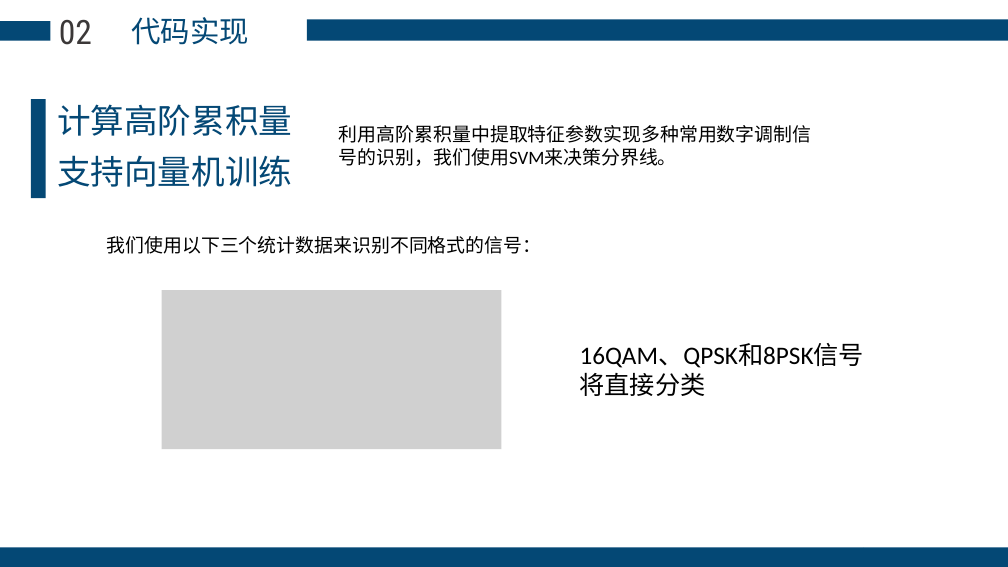
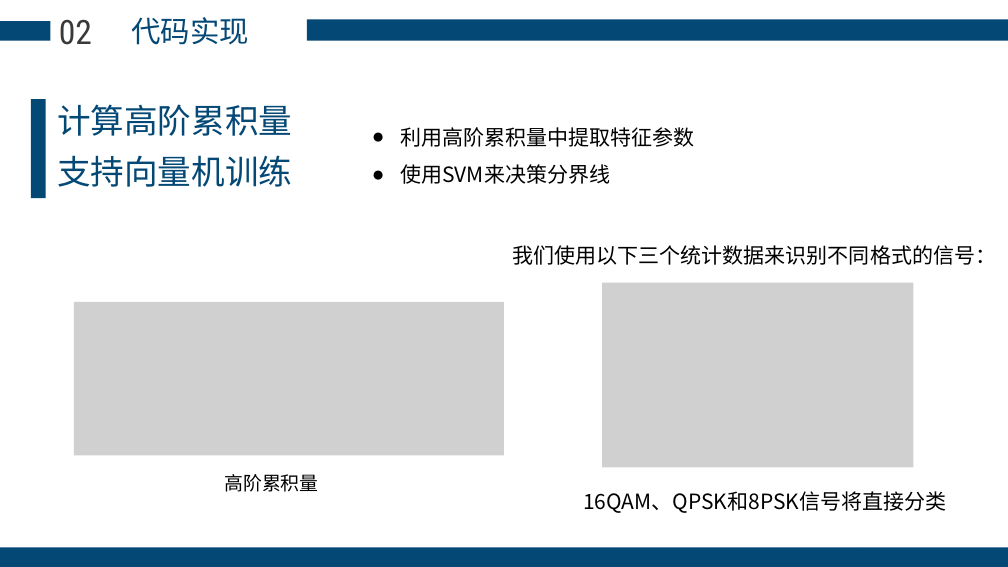
Before and after one commit to Eric-Ma-7/Modulation-Format-Classification, a slide deck: slide 13 of 展示.pptx. Drawn at 1008x567 pixels with LibreOffice and Linux fonts; fonts in the diff are those of the drawing; grey boxes stand for pictures; background and template pictures are left out. Boxes give left, top, right and bottom in pixels: in the first picture for what was removed or moved away, otherwise in the second. Text is boxed around its words. In the diff, an @@ line names an element or a change of style, - is before the commit and + after.

```diff
--- a/展示.pptx
+++ b/展示.pptx
@@ text at [400,127,694,184]: text changed; size 18 to 20 pt; font Calibri to Noto Sans CJK SC @@
-利用高阶累积量中提取特征参数实现多种常用数字调制信号的识别，我们使用SVM来决策分界线。
+● 利用高阶累积量中提取特征参数
+● 使用SVM来决策分界线
@@ text "我们使用以下三个统计数据来识别不同格式的信号：": place and size @@
-text "我们使用以下三个统计数据来识别不同格式的信号：" at [107,236,542,254]
+text "我们使用以下三个统计数据来识别不同格式的信号：" at [512,245,996,265]
@@ text "我们使用以下三个统计数据来识别不同格式的信号：" at [512,245,996,265]: size 18 to 20 pt, font Calibri to Noto Sans CJK SC @@
@@ picture added at [603,283,914,467] @@
@@ picture: place and size @@
-picture at [162,290,501,450]
+picture at [74,302,504,455]
@@ text added at [224,474,318,492], 18 pt, text #000000 @@
+高阶累积量
@@ text "16QAM、QPSK和8PSK信号将直接分类": place and size @@
-text "16QAM、QPSK和8PSK信号将直接分类" at [580,343,865,368]
+text "16QAM、QPSK和8PSK信号将直接分类" at [583,491,947,513]
@@ text "16QAM、QPSK和8PSK信号将直接分类" at [583,491,947,513]: size 24 to 20 pt, font Calibri to Noto Sans CJK SC @@
```
Also in this commit, not shown: 15 other slides changed.
